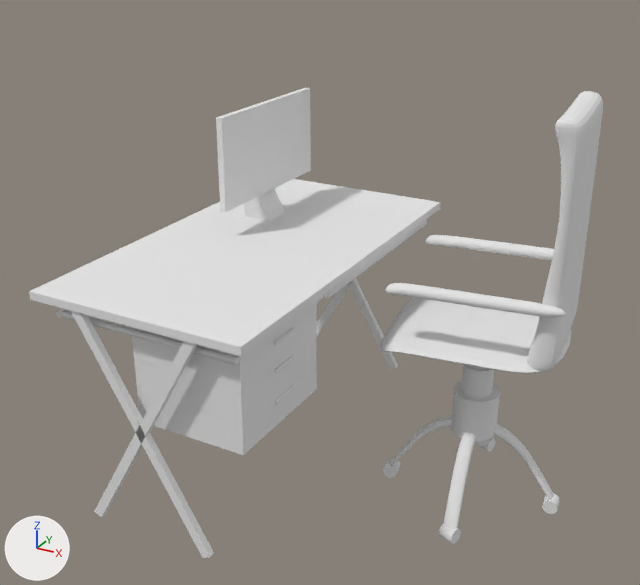
The Blender file Badass_Upgrade/DESIGN/TaulaOficina3/TaulaOficina3.blend as it was, and as the next commit left it.
Rendered twice from a 50 mm lens placed at (1.44, -2.24, 1.0), pointed at (0.23, -0.04, -0.1). Lighting does not change. The marker at lower left points along +X, +Y and +Z.
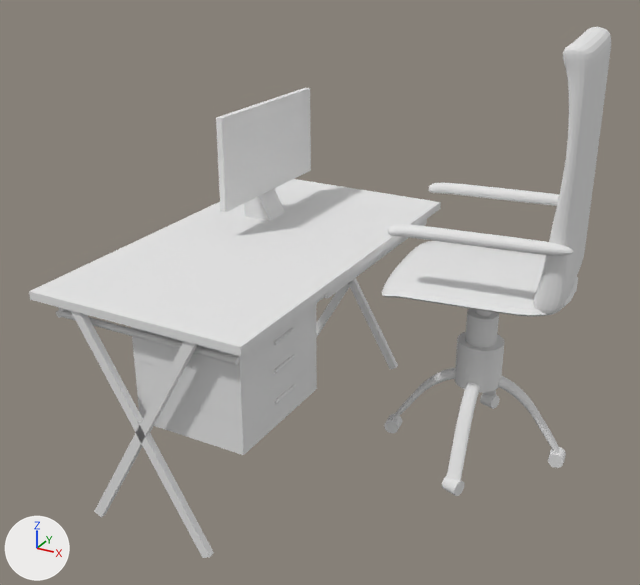
Location of each change, [x1, y1, x2, y2] in pixels of the pictures (640 x 585 px):
'Cube.003', moved: before [380, 297, 571, 374]; after [382, 241, 578, 317]
'Cube.004', moved: before [527, 91, 603, 372]; after [533, 27, 611, 315]
'Cube.010', moved: before [386, 235, 566, 317]; after [388, 183, 573, 256]
'Cylinder.016', moved: before [451, 364, 500, 441]; after [455, 309, 505, 393]
'Cube.007', moved: before [390, 416, 554, 529]; after [392, 368, 560, 481]
'Cylinder.020', moved: before [439, 524, 461, 544]; after [442, 476, 464, 496]
'Cylinder.019', moved: before [542, 493, 560, 514]; after [548, 447, 566, 468]
'Cylinder.018', moved: before [383, 458, 400, 478]; after [384, 414, 402, 433]
'Cylinder.021', moved: before [477, 438, 496, 452]; after [480, 392, 500, 409]

Diff of the bpy script that builds the scene:
```diff
--- a/Badass_Upgrade/DESIGN/TaulaOficina3/TaulaOficina3.blend.py
+++ b/Badass_Upgrade/DESIGN/TaulaOficina3/TaulaOficina3.blend.py
@@ ob_cube_004 @@
 ob_cube_004 = bpy.data.objects.new('Cube.004', me_cube_004)
-ob_cube_004.location = (0.895, 0.287, 0.108)
+ob_cube_004.location = (0.895, 0.287, 0.293)
 ob_cube_004.rotation_euler = (-3.268, 1.571, 0.0)  # degrees (-187, 90, 0)
@@ ob_cube_007 @@
 ob_cube_007 = bpy.data.objects.new('Cube.007', me_cube_009)
-ob_cube_007.location = (0.454, 0.231, -0.597)
+ob_cube_007.location = (0.454, 0.231, -0.412)
 ob_cube_007.rotation_euler = (0.0, 0.0, 6.409)  # degrees (0, 0, 7)
@@ ob_cube_010 @@
 ob_cube_010 = bpy.data.objects.new('Cube.010', me_cube_005)
-ob_cube_010.location = (0.649, 0.478, -0.053)
+ob_cube_010.location = (0.649, 0.478, 0.132)
 ob_cube_010.rotation_euler = (0.0, 0.0, 6.409)  # degrees (0, 0, 7)
@@ ob_cube_003 @@
 ob_cube_003 = bpy.data.objects.new('Cube.003', me_cube_003)
-ob_cube_003.location = (0.663, 0.257, -0.256)
+ob_cube_003.location = (0.663, 0.257, -0.072)
 ob_cube_003.rotation_euler = (0.0, 0.0, 4.839)  # degrees (0, 0, 277)
@@ ob_cylinder_016 @@
 ob_cylinder_016 = bpy.data.objects.new('Cylinder.016', me_cylinder_016)
-ob_cylinder_016.location = (0.663, 0.257, -0.43)
+ob_cylinder_016.location = (0.663, 0.257, -0.245)
 ob_cylinder_016.rotation_euler = (0.0, 0.0, 4.839)  # degrees (0, 0, 277)
@@ ob_cylinder_018 @@
 ob_cylinder_018 = bpy.data.objects.new('Cylinder.018', me_cylinder_018)
-ob_cylinder_018.location = (0.385, 0.218, -0.853)
+ob_cylinder_018.location = (0.385, 0.218, -0.669)
 ob_cylinder_018.rotation_euler = (1.571, 0.0, 6.409)  # degrees (90, 0, 7)
@@ ob_cylinder_019 @@
 ob_cylinder_019 = bpy.data.objects.new('Cylinder.019', me_cylinder_019)
-ob_cylinder_019.location = (0.941, 0.288, -0.853)
+ob_cylinder_019.location = (0.941, 0.288, -0.669)
 ob_cylinder_019.rotation_euler = (1.571, 0.0, 6.409)  # degrees (90, 0, 7)
@@ ob_cylinder_020 @@
 ob_cylinder_020 = bpy.data.objects.new('Cylinder.020', me_cylinder_020)
-ob_cylinder_020.location = (0.698, -0.021, -0.853)
+ob_cylinder_020.location = (0.698, -0.021, -0.669)
 ob_cylinder_020.rotation_euler = (1.571, 0.0, 4.402)  # degrees (90, 0, 252)
@@ ob_cylinder_021 @@
 ob_cylinder_021 = bpy.data.objects.new('Cylinder.021', me_cylinder_021)
-ob_cylinder_021.location = (0.627, 0.535, -0.853)
+ob_cylinder_021.location = (0.627, 0.535, -0.669)
 ob_cylinder_021.rotation_euler = (1.571, 0.0, 4.402)  # degrees (90, 0, 252)
```
